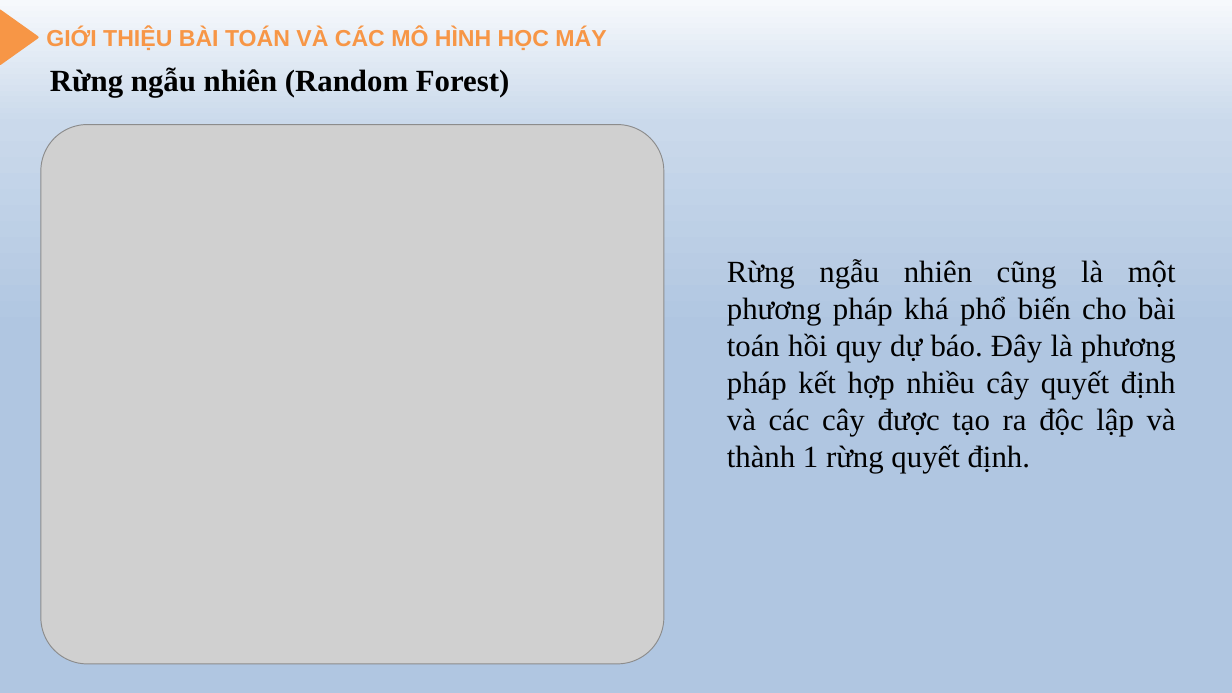
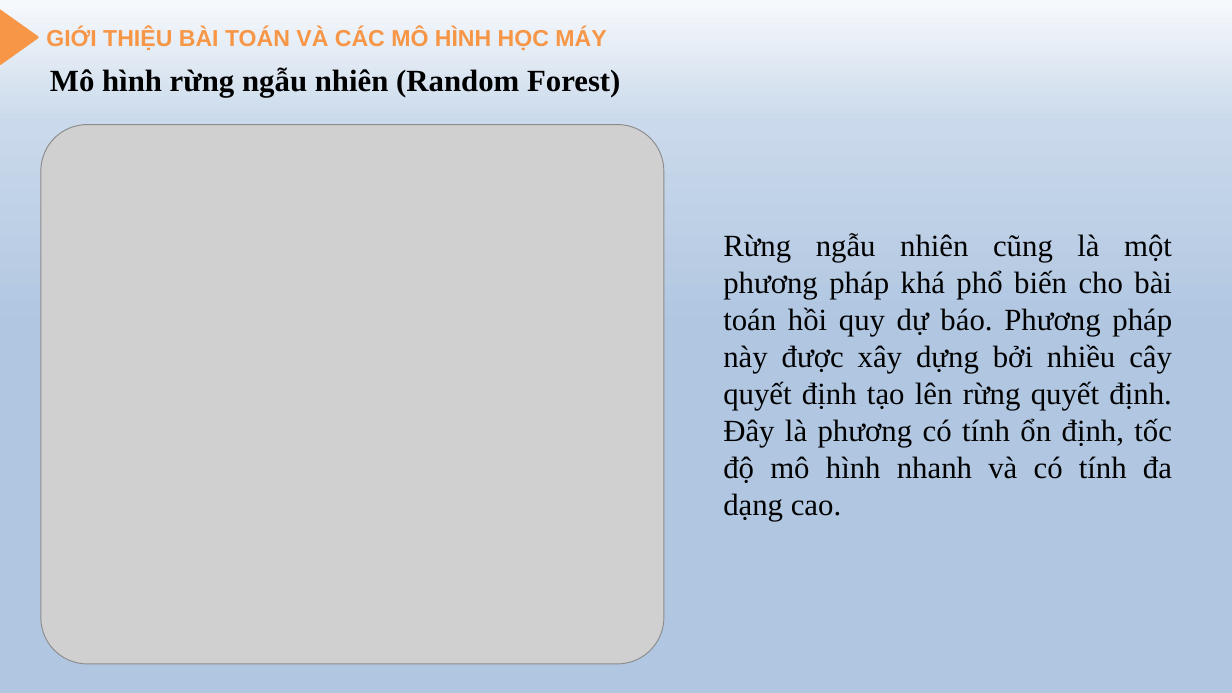
Before and after one commit to tintran2211-dev/Scientific-research, a slide deck: slide 7 of 60PM2_1851171644_TranCongTin/Code_60PM2_1871171644_TranCongTin/Slide.pptx. Drawn at 1232x693 pixels with LibreOffice and Linux fonts; fonts in the diff are those of the drawing; grey boxes stand for pictures; background and template pictures are left out. Boxes give left, top, right and bottom in pixels: in the first picture for what was removed or moved away, otherwise in the second. Text is boxed around its words. In the diff, an @@ line names an element or a change of style, - is before the commit and + after.

```diff
--- a/60PM2_1851171644_TranCongTin/Code_60PM2_1871171644_TranCongTin/Slide.pptx
+++ b/60PM2_1851171644_TranCongTin/Code_60PM2_1871171644_TranCongTin/Slide.pptx
@@ text at [50, 67, 620, 97]: text changed @@
-Rừng ngẫu nhiên (Random Forest)
+Mô hình rừng ngẫu nhiên (Random Forest)
@@ text at [723, 233, 1172, 521]: text changed @@
-Rừng ngẫu nhiên cũng là một phương pháp khá phổ biến cho bài toán hồi quy dự báo. Đây là phương pháp kết hợp nhiều cây quyết định và các cây được tạo ra độc lập và thành 1 rừng quyết định.
+Rừng ngẫu nhiên cũng là một phương pháp khá phổ biến cho bài toán hồi quy dự báo. Phương pháp này được xây dựng bởi nhiều cây quyết định tạo lên rừng quyết định. Đây là phương có tính ổn định, tốc độ mô hình nhanh và có tính đa dạng cao.
```
Also in this commit, not shown: 19 other slides changed, 1 slide removed, 3 other files.
